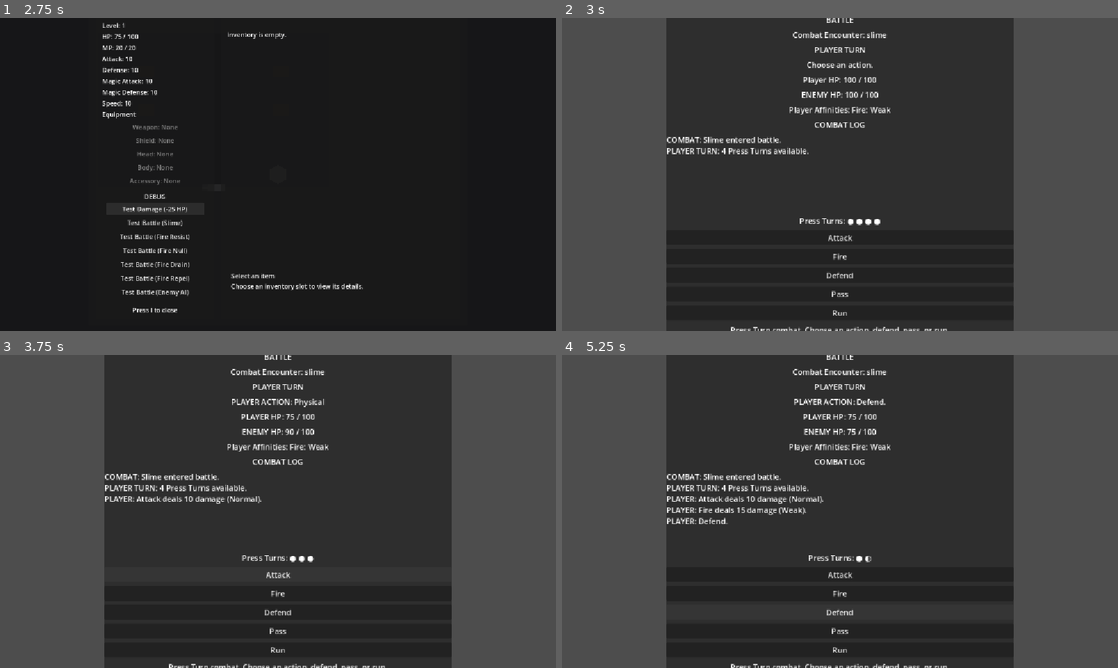
Above: before the commit, frames 1-4 (two rows, left to right).
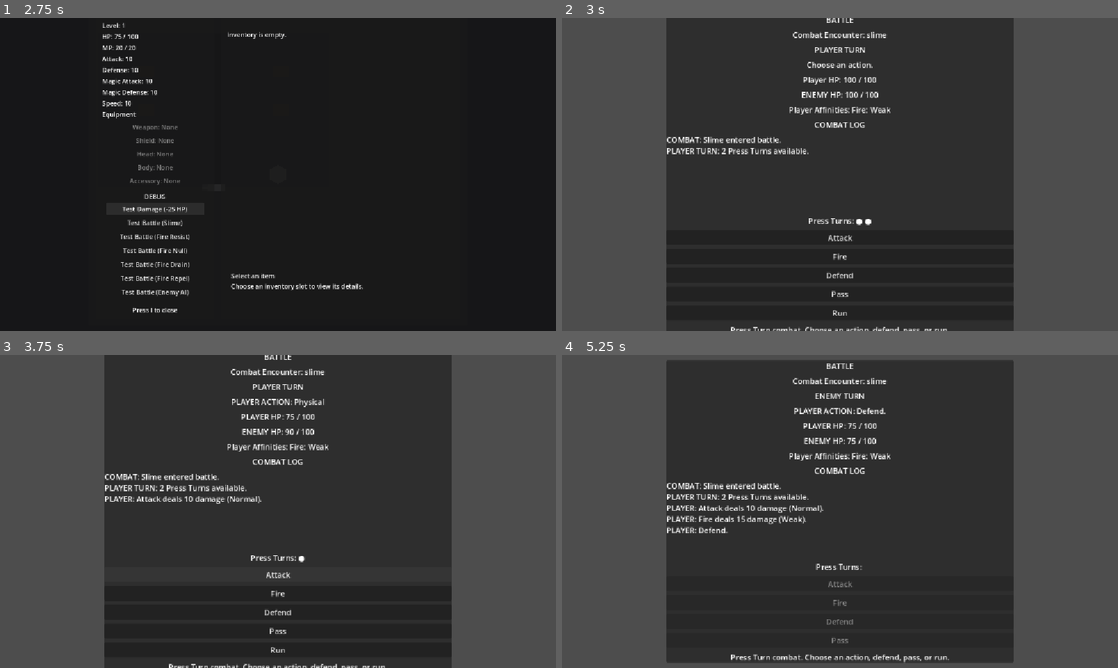
Above: after the commit, the same moments.

Repository: salexume94-pixel/Scripts
Game: Godot game, scene res://scenes/World.tscn
Two runs of this game, one before a commit and one after it. Both use one fixed random seed, a clock stepped at 60 frames per second and the inputs below.
Inputs:
- Up to frame 1 (2.75 s): tap Enter at 0.5 s; hold Right (ui_right) 0.53-1.28 s; tap E at 0.6 s; hold Down (ui_down) 1.28-2 s; tap I at 1.35 s; click "Test Damage (-25 HP)" at 2 s
- Up to frame 2 (3 s): click "Test Battle (Slime)" at 2.75 s
- Up to frame 3 (3.75 s): click "Attack" at 3.5 s
- Up to frame 4 (5.25 s): click "Fire" at 4.25 s; click "Defend" at 5 s

Frame 1 is identical in both runs. In frame 2, 0.2% of the frame differs, in the area x 28-58%, y 41-67%; in frame 3, 0.2%; in frame 4, 7.1%, in the area x 18-82%, y 0-100%.

Commit message:
Reduce combat Press Turns to two

Diff:
--- a/systems/combat_manager.gd
+++ b/systems/combat_manager.gd
@@ -66,8 +66,8 @@
 	combat_state.enemy_id = enemy_data.enemy_id
 	combat_state.enemy_max_hp = enemy_data.max_hp
 	combat_state.enemy_hp = enemy_data.max_hp
-	combat_state.player_press_turns = 4
-	combat_state.player_press_turns_remaining = 4.0
+	combat_state.player_press_turns = 2
+	combat_state.player_press_turns_remaining = 2.0
 	if enemy_data.actions.is_empty():
 		return false
 
@@ -83,7 +83,7 @@
 	active_combat = combat_state
 	combat_log.clear()
 	_append_combat_log("COMBAT: %s entered battle." % enemy_data.display_name)
-	_append_combat_log("PLAYER TURN: 4 Press Turns available.")
+	_append_combat_log("PLAYER TURN: 2 Press Turns available.")
 	SceneManager.change_scene(BATTLE_SCENE, Vector2.ZERO)
 	return true
 
